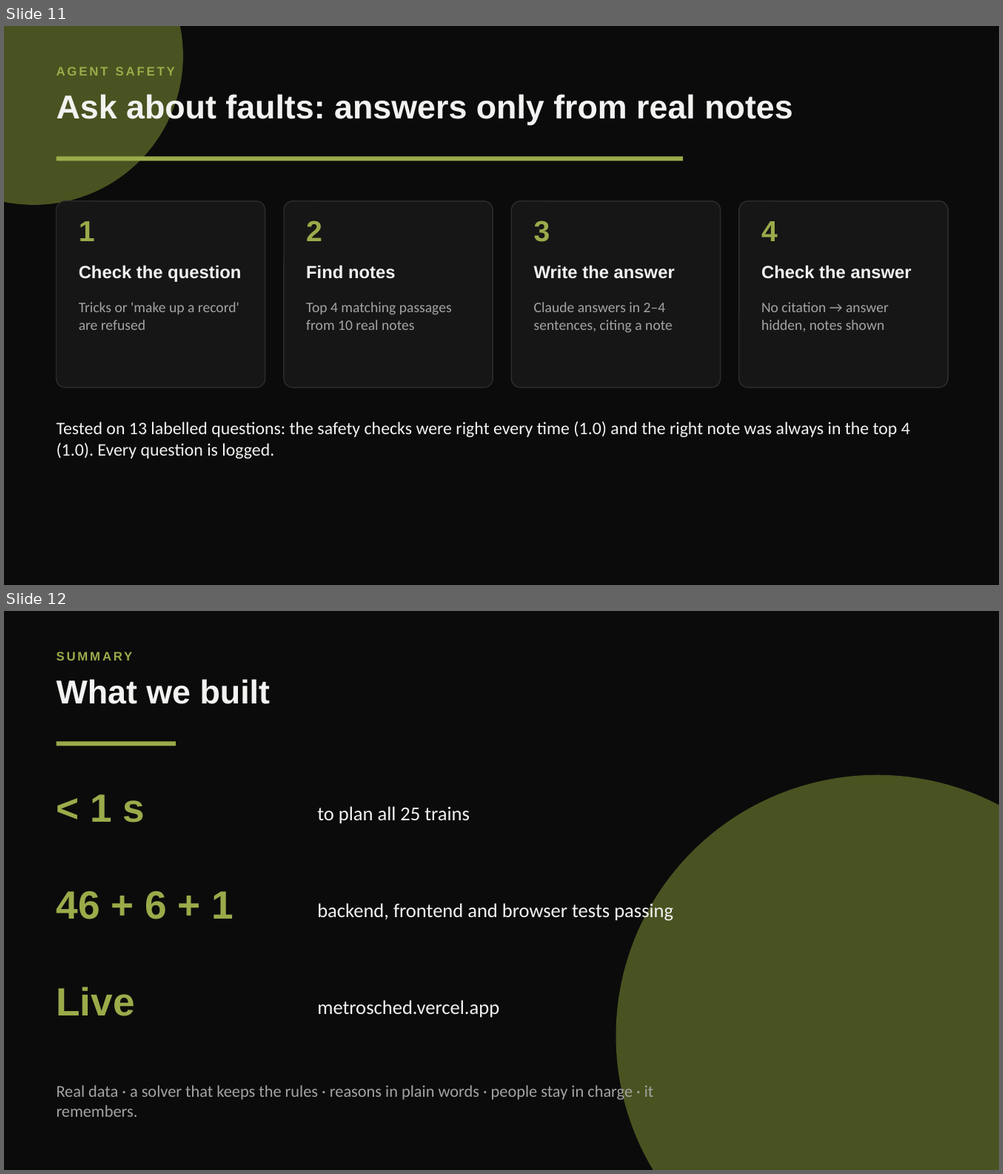
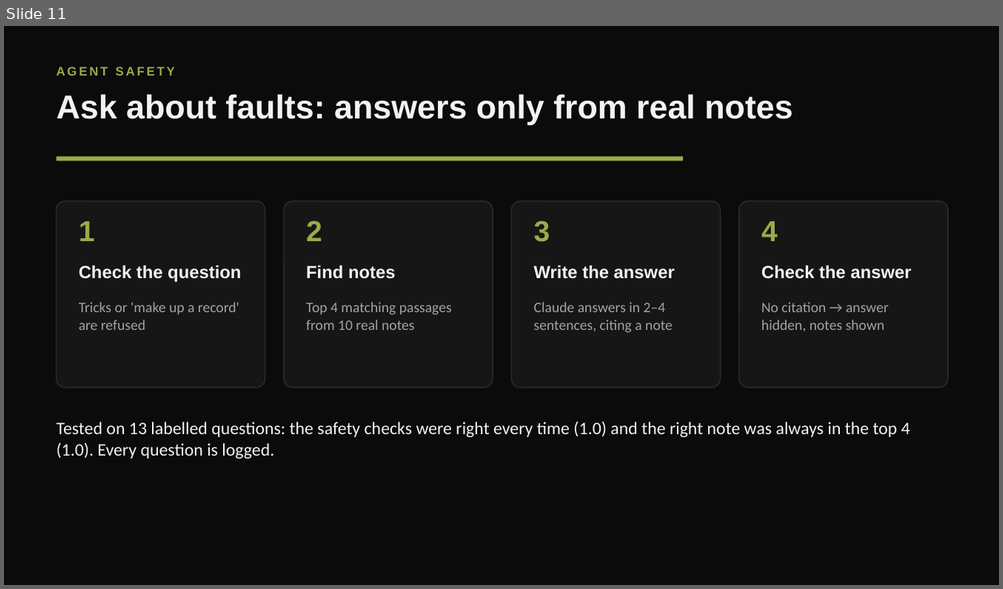
Before and after one commit to AyushDas4890/metrosched, a slide deck: presentation/MetroSched_Motion.pptx. Shown one above the other, each under a label of ours: slides 11 and 12 before the commit, slide 11 after it. The pictures are 1003x1174 and 1003x589 pixels, drawn with LibreOffice and Linux fonts; fonts in the diff are those of the drawing. Boxes give left, top, right and bottom in pixels: in the first picture for what was removed or moved away, otherwise in the second. Text is boxed around its words. In the diff, an @@ line names an element or a change of style, - is before the commit and + after.

```diff
--- a/presentation/MetroSched_Motion.pptx
+++ b/presentation/MetroSched_Motion.pptx
@@ slide 12 removed at (x1=4, y1=611, x2=999, y2=1170), background #0B0B0B @@
@@ text removed at (x1=57, y1=652, x2=133, y2=661) @@
-SUMMARY
@@ text removed at (x1=57, y1=679, x2=270, y2=704) @@
-What we built
@@ rectangle removed at (x1=57, y1=741, x2=176, y2=746) @@
@@ ellipse removed at (x1=616, y1=775, x2=999, y2=1170) @@
@@ text removed at (x1=90, y1=795, x2=145, y2=823) @@
-< 1 s
@@ text removed at (x1=317, y1=806, x2=469, y2=824) @@
-to plan all 25 trains
@@ text removed at (x1=57, y1=891, x2=233, y2=920) @@
-46 + 6 + 1
@@ text removed at (x1=317, y1=901, x2=673, y2=922) @@
-backend, frontend and browser tests passing
@@ text removed at (x1=57, y1=987, x2=135, y2=1017) @@
-Live
@@ text removed at (x1=317, y1=1000, x2=499, y2=1018) @@
-metrosched.vercel.app
@@ text removed at (x1=57, y1=1083, x2=654, y2=1117) @@
-Real data · a solver that keeps the rules · reasons in plain words · people stay in charge · it remembers.
@@ slide 11 changed as well @@
@@ ellipse removed at (x1=4, y1=26, x2=183, y2=205) @@
```
Also in this commit, not shown: 9 other slides changed, 1 slide added, 1 other slide removed, 1 other file.
